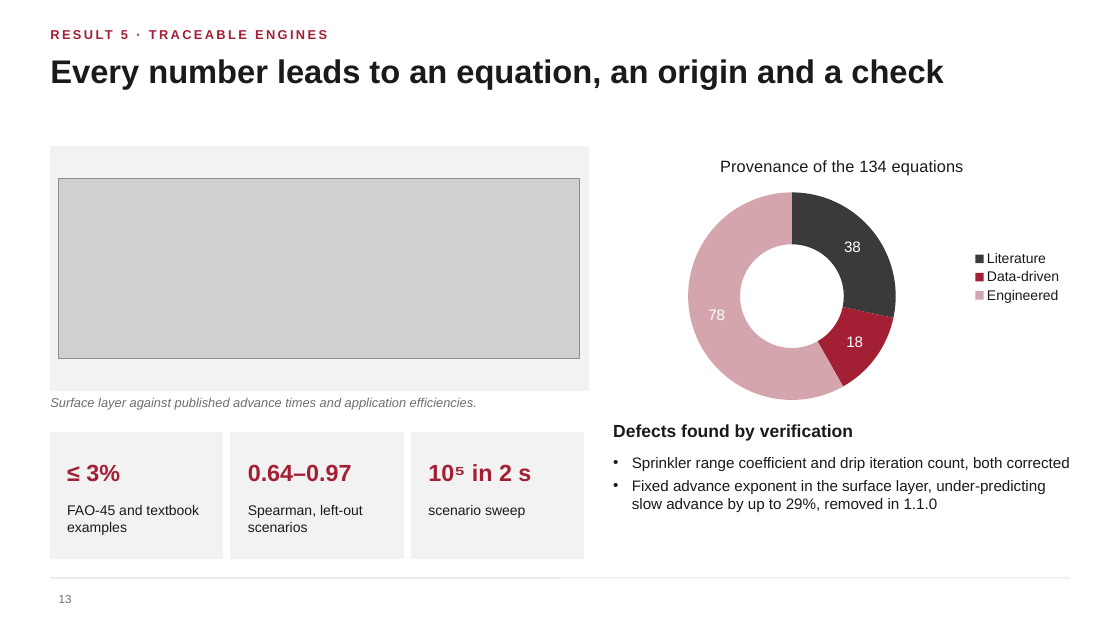
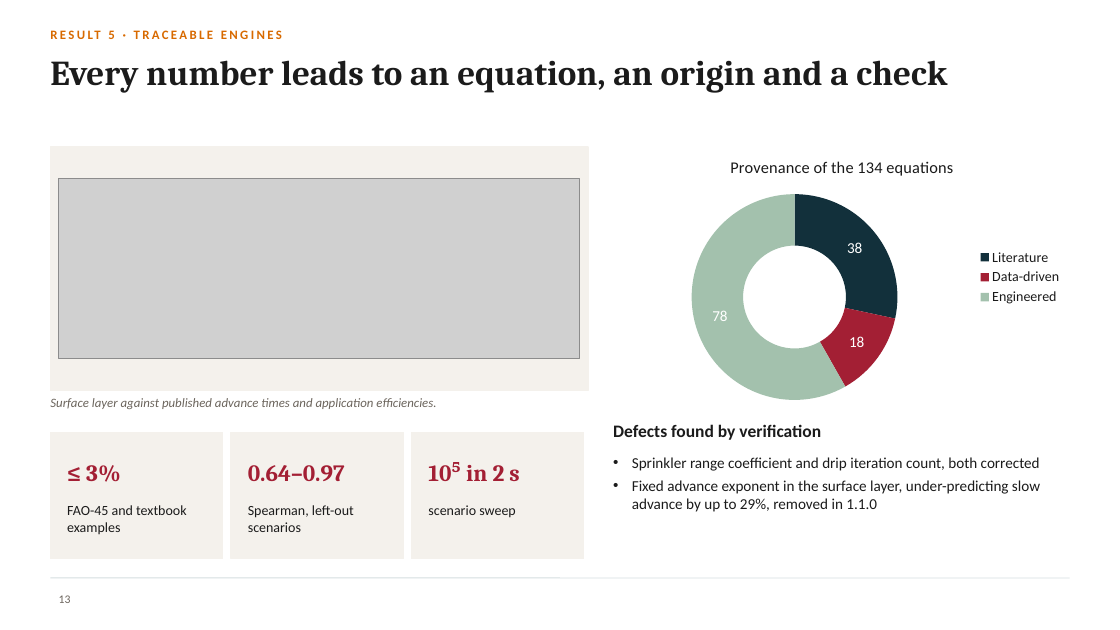
Before and after one commit to halilunaziru73-creator/Coupled-Water-Fluxes-Pore-Scale-Dynamics-Precision-Irrigation-Mulching-Feedback-Loops, a slide deck: slide 13 of Manuscripts/pdf/Supplementary/SWAFL_Presentation.pptx. Drawn at 1120x630 pixels with LibreOffice and Linux fonts; fonts in the diff are those of the drawing; grey boxes stand for pictures; background and template pictures are left out. Boxes give left, top, right and bottom in pixels: in the first picture for what was removed or moved away, otherwise in the second. Text is boxed around its words. In the diff, an @@ line names an element or a change of style, - is before the commit and + after.

Commit message:
Presentation: blended university style (cardinal red, Cambridge blue, warm orange, serif headings)

```diff
--- a/Manuscripts/pdf/Supplementary/SWAFL_Presentation.pptx
+++ b/Manuscripts/pdf/Supplementary/SWAFL_Presentation.pptx
@@ text "RESULT 5 · TRACEABLE ENGINES" at bbox=[108, 30, 114, 39]: font Arial to Calibri, text colour #A31F34 to #D86A00 @@
@@ title "Every number leads to an ..." at bbox=[50, 60, 947, 93]: size 28 to 30 pt, font Arial to Cambria, text colour #1A1A1A to #1B1B1B @@
@@ doughnut chart at bbox=[613, 143, 1071, 412] @@
@@ colours of single points changed @@
@@ legend changed @@
@@ lettering changed @@
@@ text "Surface layer against published advance ..." at bbox=[50, 398, 436, 409]: font Arial to Calibri, text colour #6E6E6E to #6B645C @@
@@ fill #F2F2F2 to #F4F1EC; outline #F2F2F2 1 pt to #F4F1EC 1 pt in 3 elements at bbox=[50, 433, 223, 559], bbox=[231, 433, 403, 559], bbox=[412, 433, 584, 559] @@
@@ font Arial to Cambria in 3 elements at bbox=[86, 465, 121, 482], bbox=[248, 465, 345, 481], bbox=[466, 465, 519, 481] @@
@@ font Arial to Calibri, text colour #1A1A1A to #1B1B1B in 5 elements at bbox=[67, 505, 187, 534], bbox=[248, 505, 354, 532], bbox=[428, 505, 515, 518], bbox=[613, 424, 821, 440], bbox=[632, 457, 1040, 512] @@
@@ page number at bbox=[59, 595, 71, 603]: font Arial to Calibri, text colour #6E6E6E to #6B645C @@
```
Also in this commit, not shown: 28 other slides changed.
